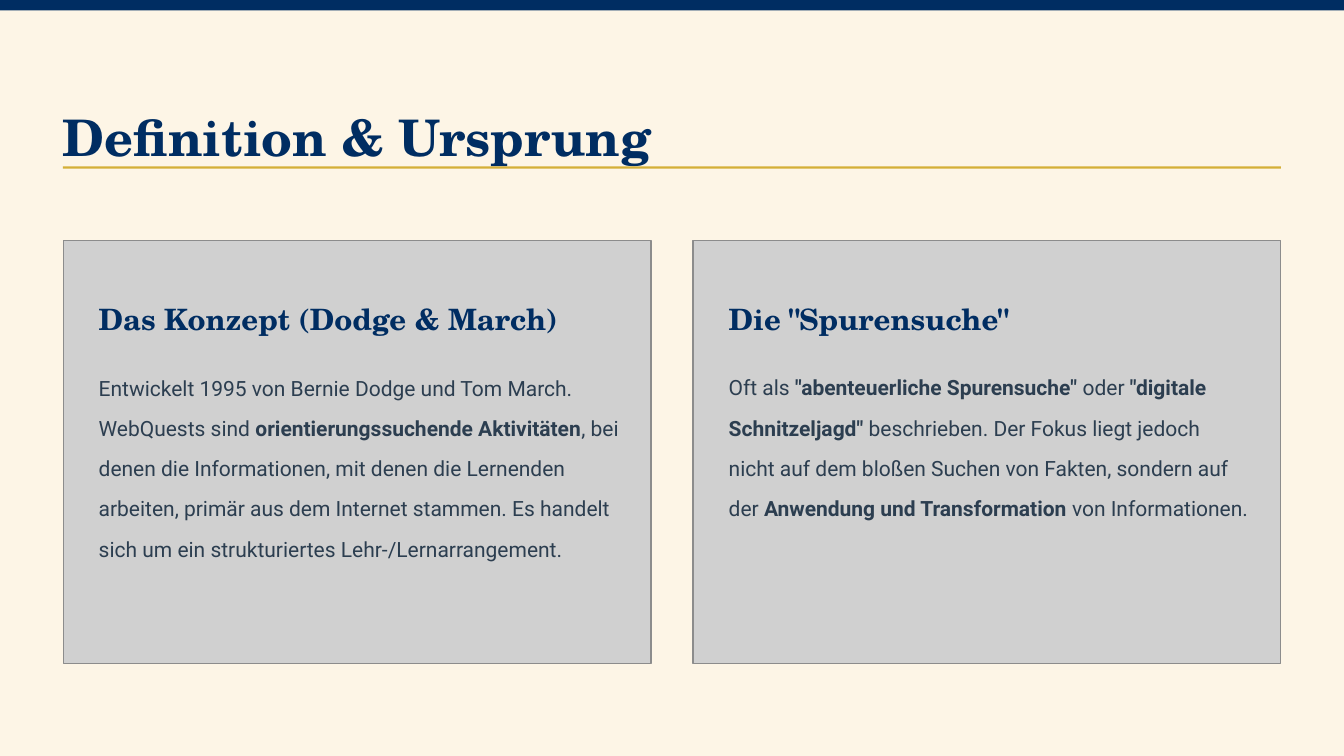
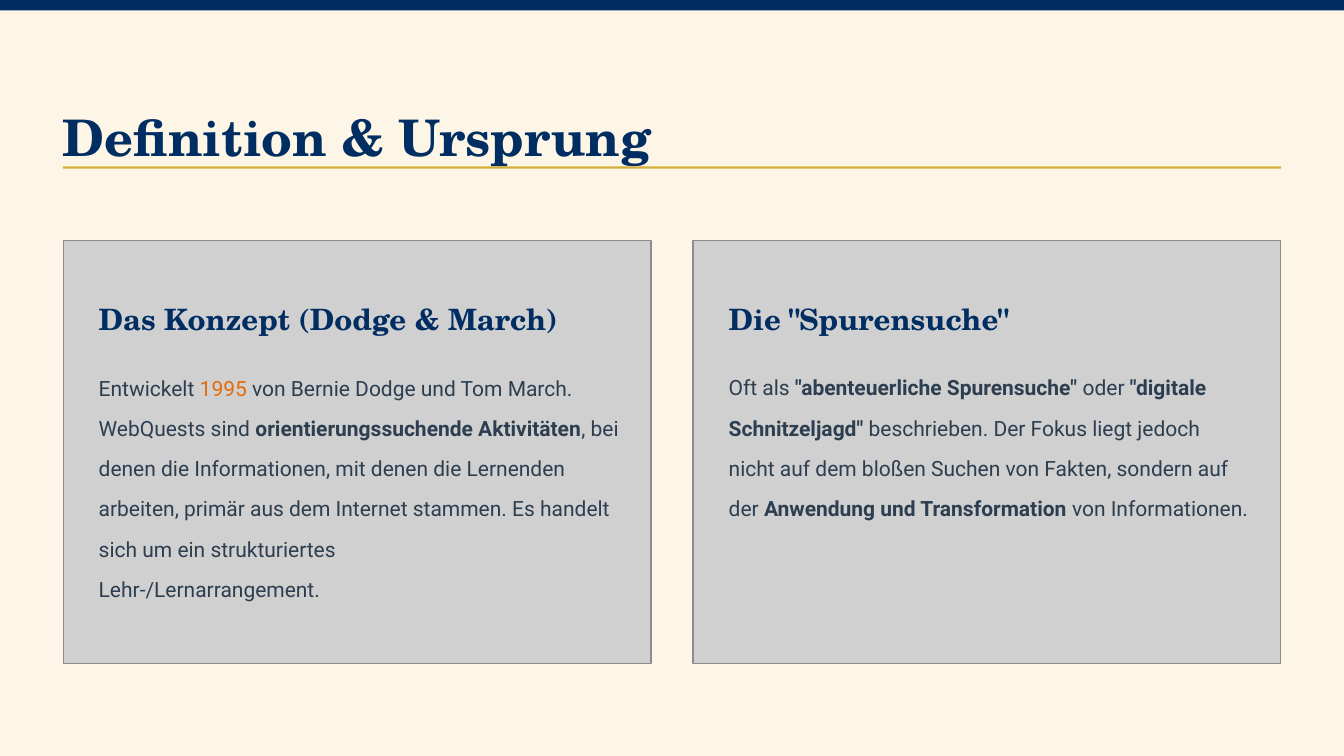
Before and after one commit to MaxL034/Webquest-EU.github.io, a slide deck: slide 3 of praesentation/webquests.pptx. Drawn at 1344x756 pixels with LibreOffice and Linux fonts; fonts in the diff are those of the drawing; grey boxes stand for pictures; background and template pictures are left out. Boxes give left, top, right and bottom in pixels: in the first picture for what was removed or moved away, otherwise in the second. Text is boxed around its words. In the diff, an @@ line names an element or a change of style, - is before the commit and + after.

```diff
--- a/praesentation/webquests.pptx
+++ b/praesentation/webquests.pptx
@@ text at (99, 380, 619, 602): text changed @@
-Entwickelt 1995 von Bernie Dodge und Tom March. WebQuests sind orientierungssuchende Aktivitäten, bei denen die Informationen, mit denen die Lernenden arbeiten, primär aus dem Internet stammen. Es handelt sich um ein strukturiertes Lehr-/Lernarrangement.
+Entwickelt 1995 von Bernie Dodge und Tom March. WebQuests sind orientierungssuchende Aktivitäten, bei denen die Informationen, mit denen die Lernenden arbeiten, primär aus dem Internet stammen. Es handelt sich um ein strukturiertes
+Lehr-/Lernarrangement.
```
Also in this commit, not shown: 2 other slides changed, 1 slide added.
